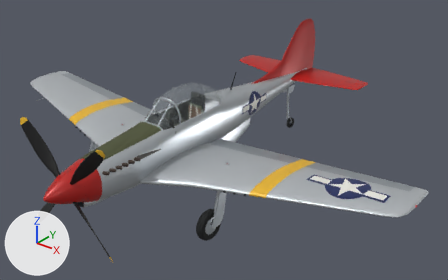
The glTF model content/entities/source/aircraft/p-51/models/source.glb, before and after one commit.
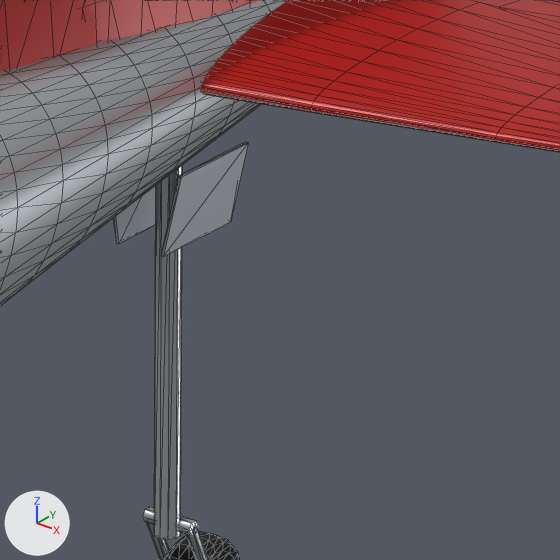
The first picture shows the older version from a camera (50 mm lens) standing at (9.04, -9.84, 7.78) and looking at (0.43, 0.92, 1.11). The close-ups show the older and then the newer version on the part from 61% to 72% of the width and 26% to 43% of the height of that picture. Only the edits that show in the close-ups are written down. Arrows for +X, +Y and +Z are at lower left; the lights stay in place. The close-ups show mesh edges as thin lines. Where no turn or scale is listed for an object, it has been applied to the vertices. Vertices at exactly the same position are counted once.

Objects in the first close-up: 'elevator-surface.001', 'fuselage', 'tail-gear-door', 'tail-strut', 'tail-wheel', 'tailplane-1', 'vertical-fin'.
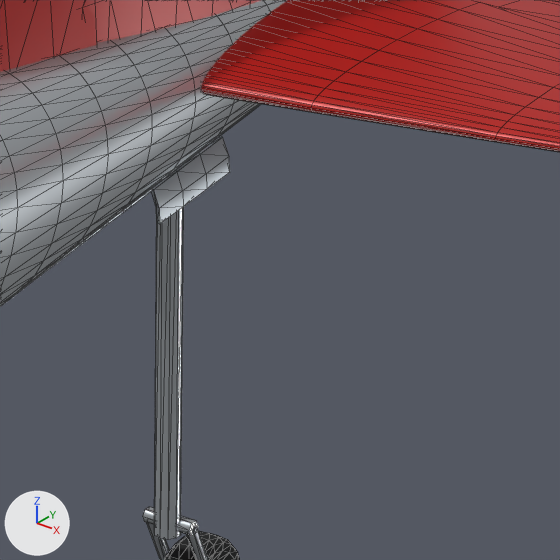
Where the newer file only moved an object's origin or applied its transform, the numbers keep the older frame.

Pixel boxes (x1, y1, x2, y2) of what changed, in the close-ups (560 x 560 px; the box of a moved part takes in the faces that stretch with it):
'tail-strut', reshaped: before (143, 165, 209, 560); after (143, 207, 209, 560)
'tail-gear-door', deleted: before (113, 142, 248, 257)
'tail-wheel-door.002', added: after (151, 136, 230, 224)
'tail-wheel-door.003', added (mostly hidden): after (1, 188, 152, 306)
part 1 of me_mesh_27, moved or reshaped: before (154, 165, 183, 538); after (154, 207, 184, 538)

What changed in the scene script:
```text
Change me_mesh_27:
    used by ob_tail_strut; location = (0.0, 4.42, 1.4)
    remove me_mesh_27.from_pydata(...)  # 66 vertices, 112 faces; spans x -0.074..0.074, y -0.054..0.224, z -1.253..0.062
    add me_mesh_27.from_pydata(...)  # 66 vertices, 112 faces; spans x -0.074..0.074, y -0.054..0.224, z -1.253..0.142
    me_mesh_27 part 1: all 12 vertices in x -0.032..0.032, y -0.054..0.014, z 0.058..0.062 are moved by (0.0, 0.0, 0.08)
Add me_mesh_34_1:
    me_mesh_34_1.from_pydata(...)  # 90 vertices, 176 faces; spans x -0.085..0.0, y -1.36..0.0, z -0.246..0.006
    me_mesh_34_1.materials.append(mat_natural_metal_panel)  # grey #a9b0b6
Add me_mesh_33_1:
    me_mesh_33_1.from_pydata(...)  # 24 vertices, 44 faces; spans x -0.006..0.026, y -0.301..0.009, z -0.136..0.001
    me_mesh_33_1.materials.append(mat_natural_metal_panel)  # grey #a9b0b6
Remove ob_tail_gear_door:
    ob_tail_gear_door = bpy.data.objects.new('tail-gear-door', me_mesh_29)
    ob_tail_gear_door.location = (0.0, 4.42, 1.4)
Add ob_tail_wheel_door_003:
    ob_tail_wheel_door_003 = bpy.data.objects.new('tail-wheel-door.003', me_mesh_34_1)
    ob_tail_wheel_door_003.location = (0.085, 4.2, 1.4)
Add ob_tail_wheel_door_002:
    ob_tail_wheel_door_002 = bpy.data.objects.new('tail-wheel-door.002', me_mesh_33_1)
    ob_tail_wheel_door_002.location = (0.085, 4.5, 1.446)
```
